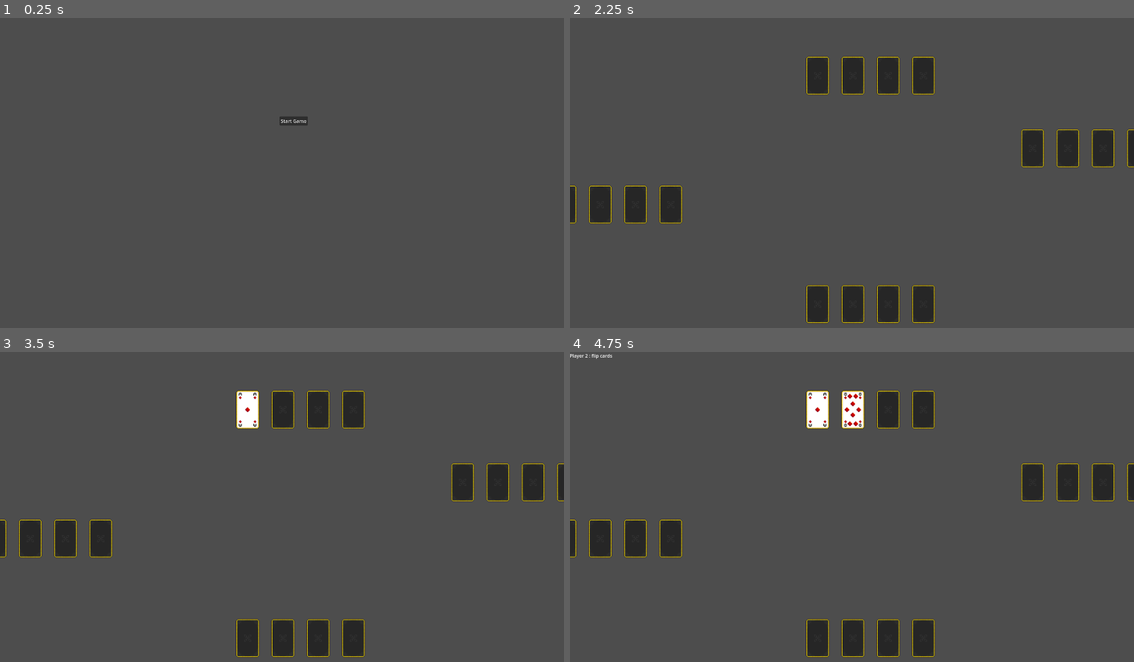
Above: before the commit, frames 1-4 (two rows, left to right).
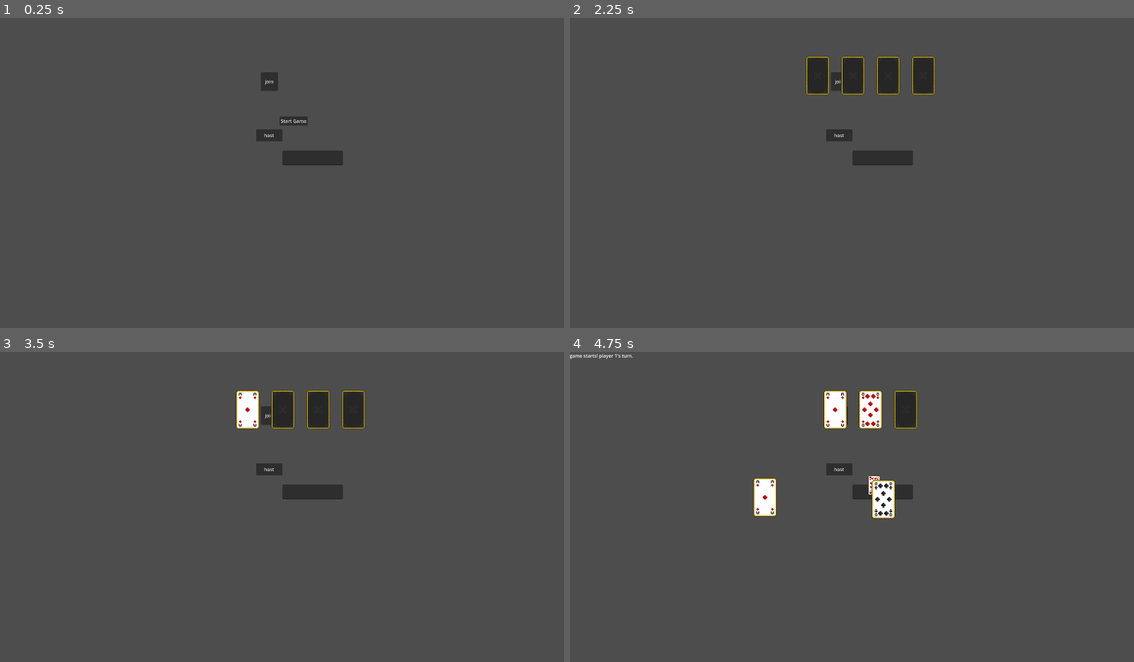
Above: after the commit, the same moments.

Repository: zyreoo/queens
Game: Godot game, scene res://scenes/main.tscn
Same seed, same stepped clock (60 frames per second), same inputs: the game is played once before the commit and once after it.
Inputs (mouse positions are in pixels of both pictures, inside the frame that each line leads up to):
- Up to frame 1 (0.25 s): no input
- Up to frame 2 (2.25 s): click (840, 135) at 0.5 s, where only the run after the commit has a clickable "host"; click (840, 83) at 1.25 s, where only the run after the commit has a clickable "join"; click "Start Game" at 2 s
- Up to frame 3 (3.5 s): click (248, 410) at 2.77 s
- Up to frame 4 (4.75 s): click (852, 410) at 3.52 s; click (885, 410) at 4.27 s

The runs differ from the first frame. In frame 1, 0.9% of the frame differs, in the area x 45-61%, y 17-48%; in frame 2, 6.2%; in frame 3, 6.2%; in frame 4, 9.6%, in the area x 0-100%, y 0-99%.
Error after the commit: Invalid call. Nonexistent function 'is_local_peer' in base 'SceneMultiplayer'. (res://scripts/Player1.gd:12)

Commit message:
started the multiplayer,solved the center card to be the same position, and now the special cards work 100%

Diff:
--- a/queens-gameplay/project.godot
+++ b/queens-gameplay/project.godot
@@ -29,3 +29,4 @@
 
 renderer/rendering_method="gl_compatibility"
 renderer/rendering_method.mobile="gl_compatibility"
+textures/vram_compression/import_etc2_astc=true
--- a/queens-gameplay/scenes/main.tscn
+++ b/queens-gameplay/scenes/main.tscn
@@ -20,4 +20,27 @@
 offset_right = 40.0
 offset_bottom = 23.0
 
+[node name="HostButton" type="Button" parent="."]
+offset_left = 873.0
+offset_top = 379.0
+offset_right = 963.0
+offset_bottom = 420.0
+text = "host
+"
+
+[node name="IPAddressInput" type="LineEdit" parent="."]
+offset_left = 963.0
+offset_top = 452.0
+offset_right = 1168.0
+offset_bottom = 501.0
+
+[node name="JoinGame" type="Button" parent="."]
+offset_left = 889.0
+offset_top = 184.0
+offset_right = 947.0
+offset_bottom = 248.0
+text = "join"
+
 [connection signal="pressed" from="StartGameButton" to="." method="_on_start_game_button_pressed"]
+[connection signal="pressed" from="HostButton" to="." method="_on_host_button_pressed"]
+[connection signal="pressed" from="JoinGame" to="." method="_on_join_game_pressed"]
--- a/queens-gameplay/scripts/Player1.gd
+++ b/queens-gameplay/scripts/Player1.gd
@@ -6,6 +6,13 @@
 
 var hand = []
 var score = 0
+
+
+func _ready():
+	if not multiplayer.is_local_peer(get_multiplayer_authority()):
+		visible = false
+
+
 
 func add_card(card_instance: Node, face_up := false):
 
--- a/queens-gameplay/scripts/card.gd
+++ b/queens-gameplay/scripts/card.gd
@@ -14,13 +14,15 @@
 var drag_offset = Vector2()
 
 
+@rpc("any_peer")
+func rpc_flip_card():
+	flip_card(true)
+
 func _ready():
 
 	var front_image_path = "res://assets/%s %s.png" % [suit, rank]
 	front_texture = load(front_image_path)
-
 	self.texture_normal = card_back_texture
-
 	connect("pressed", Callable(self, "_on_card_clicked"))
 
 
@@ -34,6 +36,11 @@
 
 	if is_flipped and not main.in_flip_phase:
 		return
+
+	if multiplayer.get_unique_id() != get_multiplayer_authority():
+		return
+
+	rpc("rpc_flip_card")
 
 	if main.jack_swap_mode:
 		if main.jack_swap_selection["from"] == null:
@@ -87,15 +94,31 @@
 			main.play_card_to_center(self)
 
 		else:
-			main.show_message("penalty ")
 			var player = holding_player
-			if player != null:
-				player.hand.erase(self)
-				queue_free()
+			if player:
+				main.show_message("penalty card")
+
+				if self.get_parent() != player:
+					self.get_parent().remove_child(self)
+					player.add_child(self)
+
+				if not player.hand.has(self):
+					player.hand.append(self)
+
+				self.holding_player = player
+				self.hand_index = player.hand.size() - 1
+
+				self.modulate = Color(1,1,1)
+				self.rotation_degrees = player.rotation_degrees
+
+				player.arrange_hand()
+
 				await get_tree().create_timer(0.5).timeout
+
 				main.give_penalty_card(player)
-
-
+			return
+
+		return
 func flip_card(state := false):
 	var main = get_tree().get_root().get_node("Main")
 
@@ -140,6 +163,11 @@
 
 func _gui_input(event):
 	var main = get_tree().get_root().get_node("Main")
+
+
+	if multiplayer.get_unique_id() != get_multiplayer_authority():
+		return
+
 
 	if main.in_flip_phase:
 		return
@@ -151,14 +179,20 @@
 		else:
 			is_dragging = false
 
+
 			var center = main.get_node("CenterCardSlot")
+
+			if center == null:
+				print("CenterCardSlot not found")
+				return
+
 			var center_pos = center.global_position
 
-			if global_position.distance_to(center_pos) < 250:
+			if global_position.distance_to(center_pos) < 350:
 				main.play_card_to_center(self)
 			else:
 				if holding_player and holding_player.has_method("arrange_hand"):
-					holding_player.arrange_hand
+					holding_player.arrange_hand()
 
 	if holding_player != null and holding_player.hand.size() <=1:
 		main.show_message("you cant play this card")
--- a/queens-gameplay/scripts/main.gd
+++ b/queens-gameplay/scripts/main.gd
@@ -30,6 +30,8 @@
 
 var allow_manual_flipping = true
 
+var peer: WebSocketMultiplayerPeer
+
 func _ready():
 	print("the main scene is ready")
 
@@ -67,9 +69,20 @@
 		shuffled_deck = deck.duplicate()
 		shuffled_deck.shuffle()
 
-	for i in range(4):
+
+	var peer_ids = multiplayer.get_peers()
+	peer_ids.insert(0, multiplayer.get_unique_id())
+
+
+	for i in range (peer_ids.size()):
 		var player_scene = preload("res://scenes/Player.tscn")
 		var player_instance = player_scene.instantiate()
+		var peer_id = peer_ids[i]
+		player_instance.set_multiplayer_authority(peer_id)
+
+		players.append(player_instance)
+		add_child(player_instance)
+		player_instance.position = positions[i]
 
 		match i:
 			0: player_instance.rotation_degrees = 0
@@ -77,10 +90,6 @@
 			2:player_instance.rotation_degrees = 180
 			3:player_instance.rotation_degrees = -90
 
-		players.append(player_instance)
-		add_child(player_instance)
-		player_instance.position = positions[i]
-
 
 func deal_cards(player_instance):
 	for j in range(4):
@@ -143,25 +152,28 @@
 		show_message("not ur turn")
 		return
 
-
-	if reaction_mode and center_card.is_inside_tree():
+	var was_current_player = is_current_players_turn
+
+	if  center_card and center_card.is_inside_tree():
 		center_card.get_parent().remove_child(center_card)
+		used_deck.append("%s:%s" % [center_card.suit, center_card.rank])
 		center_card.queue_free()
 
 	center_card = card
 
-	if card.holding_player != null:
+	if card.holding_player:
 		var index = card.hand_index
 		if index >= 0 and index < card.holding_player.hand.size():
 			card.holding_player.hand.remove_at(index)
 			card.holding_player.arrange_hand()
 
-	card.get_parent().remove_child(card)
-
+	if card.get_parent():
+		card.get_parent().remove_child(card)
 	add_child(card)
 
+	card.rotation_degrees = 0
+	card.scale = Vector2.ONE
 	card.global_position = $CenterCardSlot.global_position
-
 	card.set_process(false)
 	card.set_mouse_filter(Control.MOUSE_FILTER_IGNORE)
 
@@ -176,12 +188,12 @@
 
 		await get_tree().create_timer(3.0).timeout
 		allow_manual_flipping = false
-		if awaiting_king_reveal:
-			allow_manual_flipping = false
-			awaiting_king_reveal = false
-		return
-
-	if card.rank == "11":
+		awaiting_king_reveal = false
+		if was_current_player:
+			next_turn()
+		return
+
+	elif card.rank == "11":
 		show_message("you played a jack! you can swap in within 4 seconds")
 		jack_swap_mode = true
 		jack_swap_selection["from"] = null
@@ -194,27 +206,20 @@
 			next_turn()
 		return
 
-	elif card.rank == "12":
+	if card.rank == "12":
 		show_message("you played a queen")
-
-		if card.holding_player != null:
-			var index = card.hand_index
-			if index >= 0 and index < card.holding_player.hand.size():
-				card.holding_player.hand.remove_at(index)
-				card.holding_player.arrange_hand()
+		var next_player_index = (current_player_index + 1) % players.size()
+		var next_player = players[next_player_index]
 
 		if card.get_parent():
 			card.get_parent().remove_child(card)
 
-		var next_player_index = (current_player_index + 1) % players.size()
-		var next_player = players[next_player_index]
 		next_player.add_card(card, false)
-
 		await get_tree().create_timer(0.8).timeout
 		next_turn()
 		return
 
-	if card.rank != "13" and card.rank != "11" and card.rank != "12":
+	if card.rank not in ["11", "12", "13"]:
 		reaction_value = card.value
 		reaction_mode = true
 		reacting_players.clear()
@@ -224,10 +229,14 @@
 		reaction_mode = false
 		reaction_value = null
 
+		show_message("reaction window closed.")
+
+		if was_current_player:
+			next_turn()
+		return
+
+	if was_current_player:
 		next_turn()
-
-	next_turn()
-
 
 func _on_start_game_button_pressed():
 	game_started = false
@@ -241,7 +250,6 @@
 		for j in range(4):
 			var card = create_card_from_deck()
 			player.add_card(card,false)
-
 	game_started = true
 	current_player_index = 0
 
@@ -308,7 +316,7 @@
 		await give_and_hide_card(players[current_player_index])
 
 
-func create_card_from_deck():
+func create_card_from_deck(player: Node = null):
 	if shuffled_deck.is_empty():
 		print("deck empty")
 		return null
@@ -319,6 +327,10 @@
 	card.suit = card_parts[0]
 	card.rank = card_parts[1]
 	card.value = values[card_parts[1]]
+
+	if player:
+		card.set_multiplayer_authority(player.get_multiplayer_authority())
+
 	return card
 
 
@@ -396,6 +408,35 @@
 
 func give_penalty_card(player):
 	var card = create_card_from_deck()
-	if card == null:
-		return
-	player.add_card(card, false)
+	if card:
+		player.add_card(card, false)
+
+
+
+func _on_host_button_pressed():
+	var peer = WebSocketMultiplayerPeer.new()
+
+	var result = peer.create_server(12345)
+
+	if result != OK:
+		print("Failed to start the server")
+		return
+
+	multiplayer.multiplayer_peer = peer
+	show_message(" hosting on port 12345")
+	print("hosting on port 12345")
+
+
+
+
+func _on_join_game_pressed():
+	var ip = $IPAddressInput.text
+	var peer = WebSocketMultiplayerPeer.new()
+	var result = peer.create_client("ws://" + ip + ":12345")
+
+	if result != OK:
+		print("failed to connect")
+		return
+
+	multiplayer.multiplayer_peer = peer
+	print("Connected to server")
Not shown, added: queens-gameplay/export_presets.cfg
